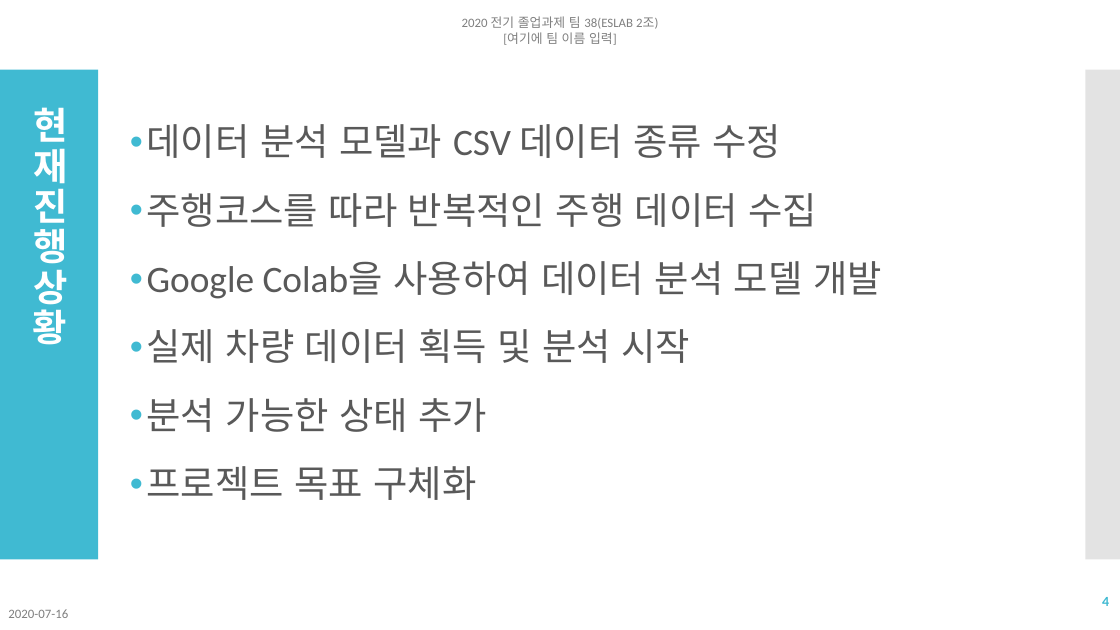
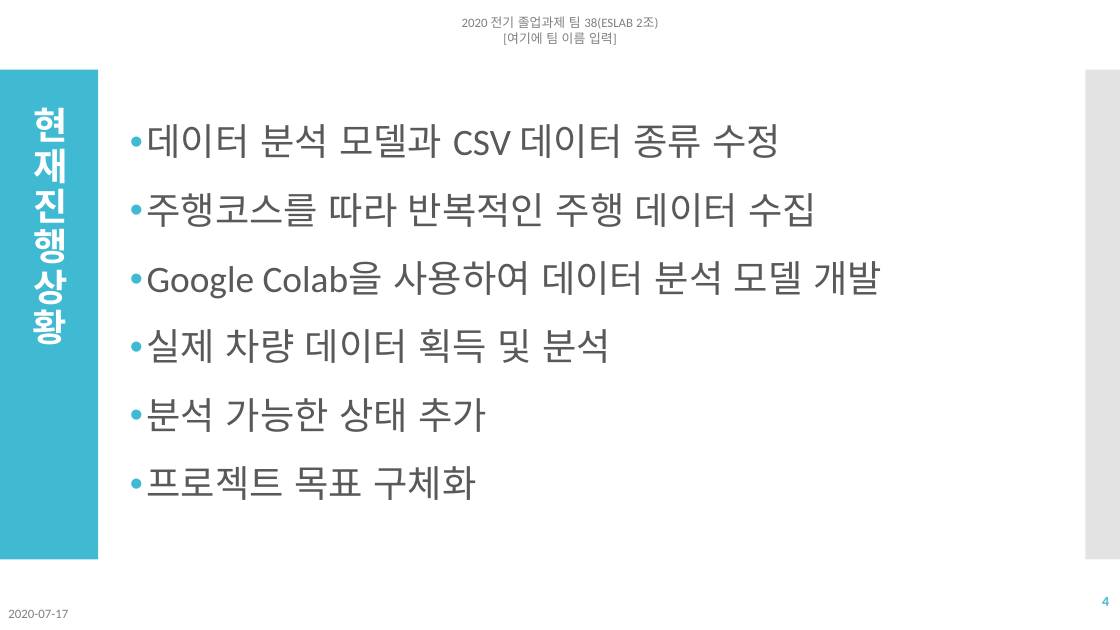
Before and after one commit to NgaAdrain/TEAM_Enter_Text_Here, a slide deck: slide 4 of Reports/졸업과제 네번째 발표 2조.pptx. Drawn at 1120x630 pixels with LibreOffice and Linux fonts; fonts in the diff are those of the drawing. Boxes give left, top, right and bottom in pixels: in the first picture for what was removed or moved away, otherwise in the second. Text is boxed around its words. In the diff, an @@ line names an element or a change of style, - is before the commit and + after.

```diff
--- a/Reports/졸업과제 네번째 발표 2조.pptx
+++ b/Reports/졸업과제 네번째 발표 2조.pptx
@@ text at box(147, 329, 611, 363): text changed @@
-• 실제 차량 데이터 획득 및 분석 시작
+• 실제 차량 데이터 획득 및 분석
@@ text at box(8, 610, 68, 618): text changed @@
-2020-07-16
+2020-07-17
```
Also in this commit, not shown: 12 other slides changed, 2 slides added, 6 other files.
